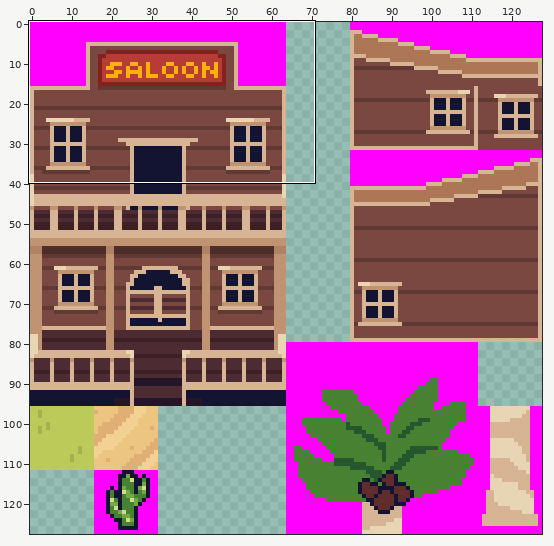
A sprite sheet gets an edit: Resources/desert.png. Above, an overview of the earlier version with the close-up marked.
Close-up. Before:
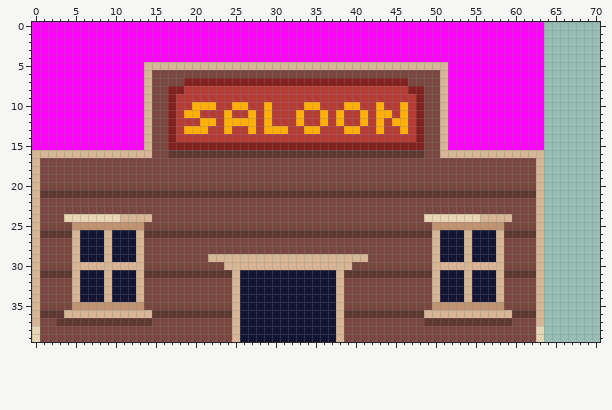
The file is 128x128 pixels. Shown: x 0..70, y 0..39.
New version:
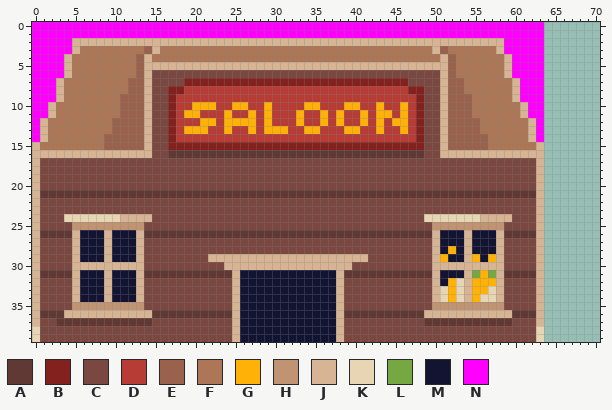
Palette (. is transparent): A #613934  B #82211d  C #7a4841  D #b63c35  E #9a624c  F #ad7757  G #ffb108  H #c09473  J #d7b594  K #e7d5b3  L #75a743  M #131431  N #ff00ff
Log entry: added saloon roof
The edit:
Colour E replaces colour N in row 3 at x 14 and 51; in rows 4 to 6 at x 13 and 52; in rows 7 to 8 at x 12 to 13 and 52 to 53; in rows 9 to 11 at x 11 to 13 and 52 to 54; in rows 12 to 13 at x 10 to 13 and 52 to 55; in rows 14 to 15 at x 9 to 13 and 52 to 56.
Colour F replaces colour N in row 3 at x 6 to 13, 16 to 49 and 52 to 57; in row 4 at x 5 to 12, 15 to 50 and 53 to 58; in rows 5 to 6 at x 5 to 12 and 53 to 58; in rows 7 to 8 at x 4 to 11 and 54 to 59; in row 9 at x 4 to 10 and 55 to 59; in rows 10 to 11 at x 3 to 10 and 55 to 60.
Colour F replaces colour N in rows 12 to 13 at x 2 to 9 and 56 to 61; in row 14 at x 2 to 8 and 57 to 61; in row 15 at x 1 to 8 and 57 to 62.
Colour G replaces colour M in row 28 at x 52; in row 29 at x 51, 55 and 57; in row 31 at x 56; in row 32 at x 52 and 55 to 57; in row 33 at x 52 and 55 to 56; in row 34 at x 52 and 55.
Colour J replaces colour N in row 2 at x 5 to 58; in row 3 at x 5, 15, 50 and 58; in row 4 at x 4, 14, 51 and 59; in rows 5 to 6 at x 4 and 59; in rows 7 to 9 at x 3 and 60; in rows 10 to 11 at x 2 and 61.
Colour J replaces colour N in rows 12 to 14 at x 1 and 62; in row 15 at x 0 and 63.
Colour K replaces colour M in row 32 at x 53; in row 33 at x 51, 53 and 57; in row 34 at x 51, 53 and 56 to 57.
Colour L replaces colour M in row 31 at x 55 and 57.
